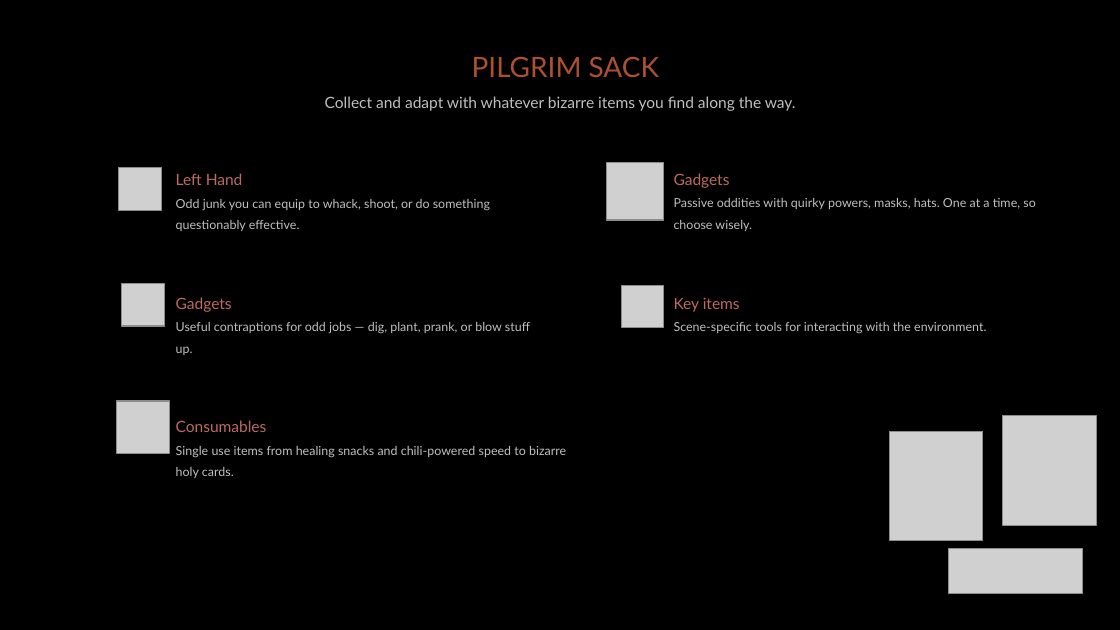
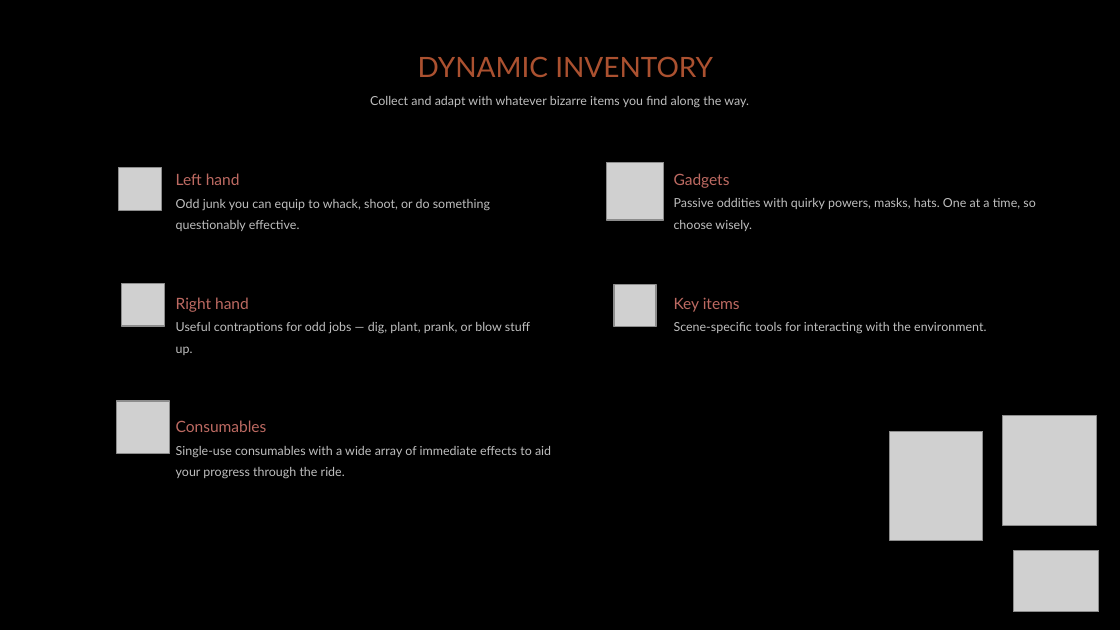
Before and after one commit to diegohcanepa/Remizione, a slide deck: slide 10 of Pitch Deck.pptx. Drawn at 1120x630 pixels with LibreOffice and Linux fonts; fonts in the diff are those of the drawing; grey boxes stand for pictures; background and template pictures are left out. Boxes give left, top, right and bottom in pixels: in the first picture for what was removed or moved away, otherwise in the second. Text is boxed around its words. In the diff, an @@ line names an element or a change of style, - is before the commit and + after.

```diff
--- a/Pitch Deck.pptx
+++ b/Pitch Deck.pptx
@@ text at (418, 56, 713, 77): text changed @@
-PILGRIM SACK
+DYNAMIC INVENTORY
@@ text "Collect and adapt with whatever ..." at (370, 96, 749, 108): size 10 to 8 pt @@
@@ text at (176, 173, 240, 185): text changed @@
-Left Hand
+Left hand
@@ text at (176, 297, 249, 312): text changed @@
-Gadgets
+Right hand
@@ picture: place and size @@
-picture at (622, 286, 664, 328)
+picture at (614, 284, 656, 327)
@@ text at (176, 446, 551, 479): text changed @@
-Single use items from healing snacks and chili-powered speed to bizarre holy cards.
+Single-use consumables with a wide array of immediate effects to aid your progress through the ride.
@@ picture removed at (949, 548, 1083, 594) @@
@@ picture added at (1014, 550, 1099, 612) @@
```
Also in this commit, not shown: 12 other slides changed, 1 slide removed, 18 other files.
